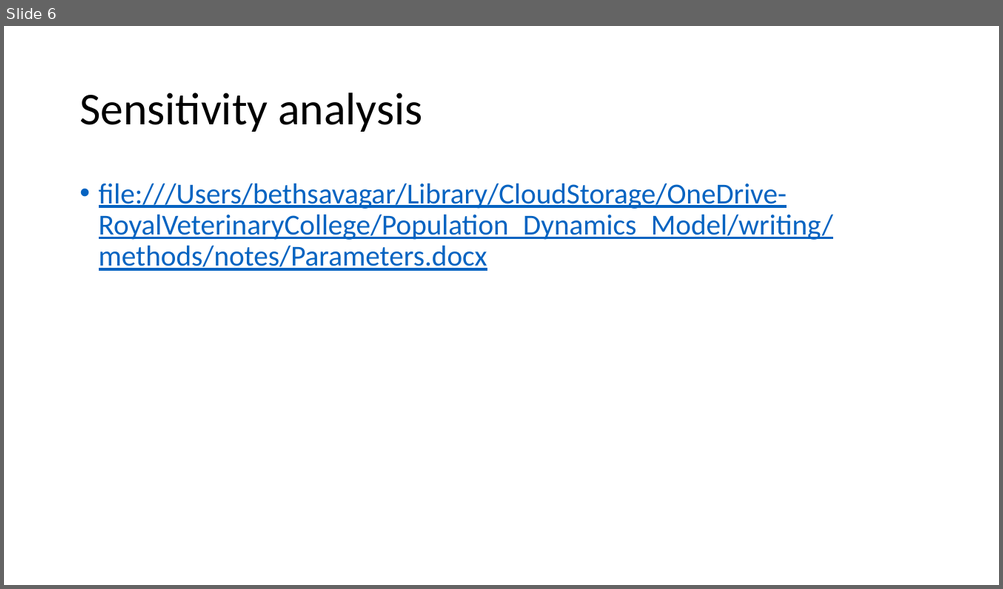
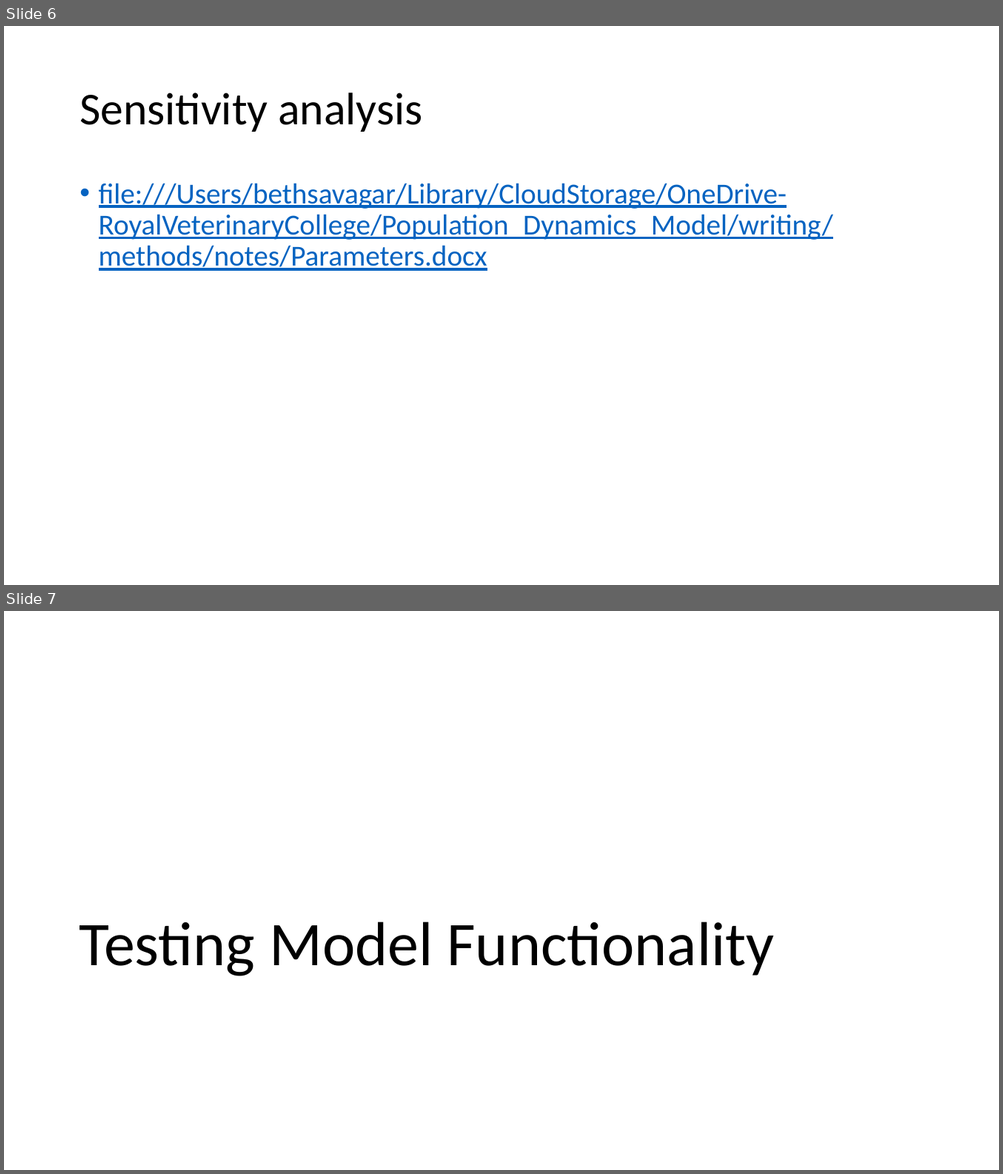
Before and after one commit to BethSavagar/demographic_model_1, a slide deck: results-presentations/model-test-BAOBAB.pptx. Shown one above the other, each under a label of ours: slide 6 before the commit, slides 6 and 7 after it. The pictures are 1003x589 and 1003x1174 pixels, drawn with LibreOffice and Linux fonts; fonts in the diff are those of the drawing. Boxes give left, top, right and bottom in pixels: in the first picture for what was removed or moved away, otherwise in the second. Text is boxed around its words. In the diff, an @@ line names an element or a change of style, - is before the commit and + after.

```diff
--- a/results-presentations/model-test-BAOBAB.pptx
+++ b/results-presentations/model-test-BAOBAB.pptx
@@ slide 7 added at (x1=4, y1=611, x2=999, y2=1170), background #FFFFFF @@
@@ title added at (x1=79, y1=922, x2=774, y2=977), 60 pt, text #000000 @@
+Testing Model Functionality
```
Also in this commit, not shown: 2 other slides added, 1 slide removed, 6 other files.
